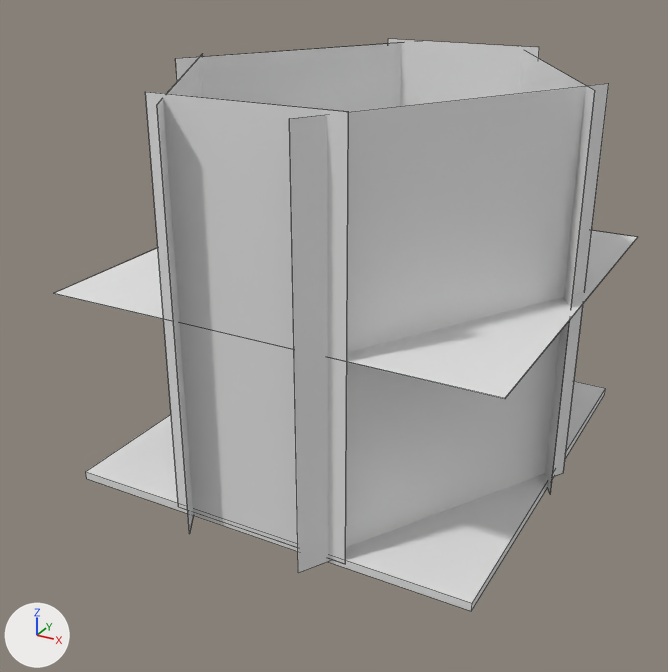
Two versions of the Blender file scene/table.blend, one commit apart.
The view is the same before and after, from a 50 mm lens placed at (30.9, -62.0, 39.0), pointed at (-3.9, 1.3, 7.4). The axes (+X, +Y, +Z) are drawn at lower left. The lights are the same throughout. Mesh edges are drawn as thin lines. Materials are left out; every surface is plain grey.

The first picture shows 'Ceiling', 'Floor', 'Wall1', 'Wall2', 'Wall3', 'Wall4', 'Wall5', 'Wall6'.
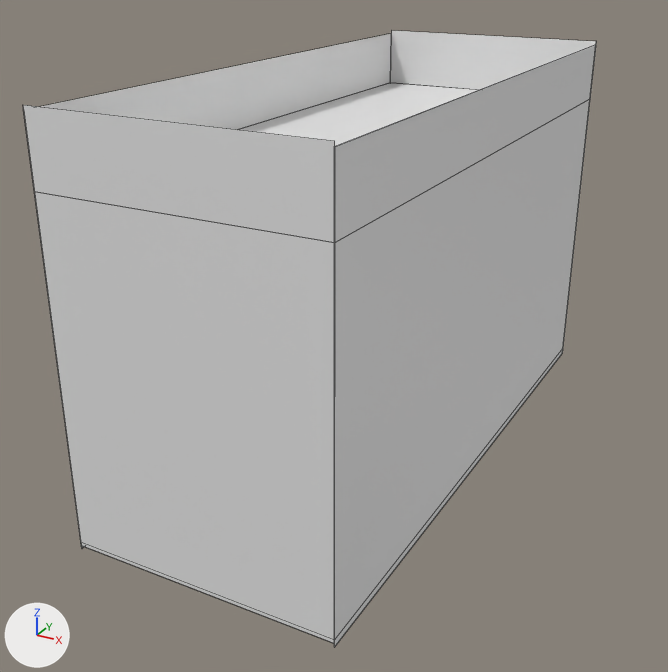
Where the newer file only moved an object's origin or applied its transform, the numbers keep the older frame.

Pixel boxes [x1, y1, x2, y2] of what changed, in the pictures (668 x 672 px):
'Wall1', moved, rescaled (53% wider, 14% taller)
    before: [145, 92, 349, 564]
    after: [23, 105, 335, 644]
'Wall5', moved, turned, rescaled
    before: [289, 83, 609, 573]
    after: [334, 45, 596, 647]
'Ceiling', moved, rescaled
    before: [53, 230, 638, 399]
    after: [238, 83, 478, 146]
'Floor', reshaped, moved, rescaled (not visible afterwards)
    before: [86, 381, 606, 611]
'Wall3', moved, turned, rescaled
    before: [157, 54, 203, 534]
    after: [40, 33, 392, 548]
'Wall6', deleted
    before: [176, 43, 402, 112]
'Wall2', moved, rescaled
    before: [388, 39, 539, 106]
    after: [391, 31, 597, 90]
'Wall4', deleted
    before: [520, 50, 595, 495]

What the commit changed:
me_cube has 8 vertices, 6 faces and spans x -1.0..1.0, y -1.0..1.0, z -1.0..1.0.
me_cube is used by ob_floor; location (0.0, 0.0, 0.0); scale (16.0, 17.0, 0.32).
Verts and faces of me_cube; kept vertices keep their numbers, new ones are numbered from 8.
Before the commit, vertices of me_cube: 0 (-1.0, -1.0, -1.0) at pixel (86, 478), 1 (-1.0, -1.0, 1.0) at pixel (85, 471), 2 (-1.0, 1.0, -1.0), 3 (-1.0, 1.0, 1.0), 4 (1.0, -1.0, -1.0) at pixel (471, 611).
Before the commit, vertices of me_cube: 5 (1.0, -1.0, 1.0) at pixel (472, 603), 6 (1.0, 1.0, -1.0) at pixel (604, 394), 7 (1.0, 1.0, 1.0) at pixel (605, 388).
Part 1, on me_cube:
Vertices deleted: 0 to 7 (with the faces that use them).
New vertex 8 is at (-1.0, -1.0, 0.0), pixel (80, 541).
New vertex 9 is at (1.0, -1.0, 0.0), pixel (334, 639).
New vertex 10 is at (-1.0, 1.0, 0.0).
New vertex 11 is at (1.0, 1.0, 0.0), pixel (563, 347).
New faces: (8, 9, 11, 10).
Object 'Wall1' (ob_wall1) moves from (0.0, -17.0, 15.0) to (0.0, -24.0, 15.0).
Object 'Wall1' (ob_wall1) is rescaled from (7.0, 0.02, 15.0) to (10.0, 0.02, 15.0).
Object 'Wall2' (ob_wall2) moves from (0.0, 17.0, 15.0) to (0.0, 24.0, 15.0).
Object 'Wall2' (ob_wall2) is rescaled from (7.0, 0.02, 15.0) to (10.0, 0.02, 15.0).
Object 'Wall3' (ob_wall3) moves from (-10.5, -8.6, 14.7) to (-10.0, 0.0, 14.7).
Object 'Wall3' (ob_wall3) turns from (0, 0, -60) to (0, 0, -90) degrees about x, y and z.
Object 'Wall3' (ob_wall3) is rescaled from (12.0, 0.02, 15.0) to (24.0, 0.02, 15.0).
Object 'Wall4' (ob_wall4) is deleted.
Object 'Wall5' (ob_wall5) moves from (10.5, -8.6, 14.7) to (10.0, 0.0, 14.7).
Object 'Wall5' (ob_wall5) turns from (0, 0, 60) to (0, 0, 90) degrees about x, y and z.
Object 'Wall5' (ob_wall5) is rescaled from (12.0, 0.02, 15.0) to (24.0, 0.02, 15.0).
Object 'Wall6' (ob_wall6) is deleted.
Object 'Ceiling' (ob_ceiling) moves from (0.0, 0.0, 15.0) to (0.0, 0.0, 25.0).
Object 'Ceiling' (ob_ceiling) is rescaled from (17.0, 0.02, 17.0) to (10.0, 0.02, 24.0).
Object 'Floor' (ob_floor) moves from (0.0, 0.0, 0.0) to (0.0, 0.0, 0.3).
Object 'Floor' (ob_floor) is rescaled from (16.0, 17.0, 0.32) to (10.0, 24.0, 1.0).
